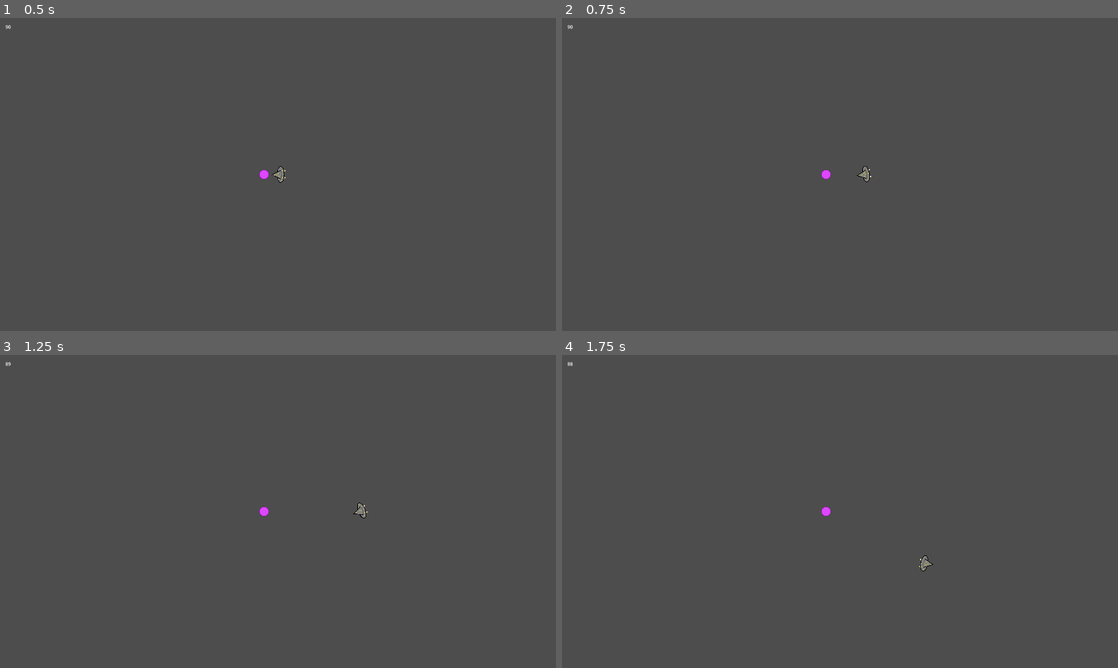
Above: before the commit, frames 1-4 (two rows, left to right).
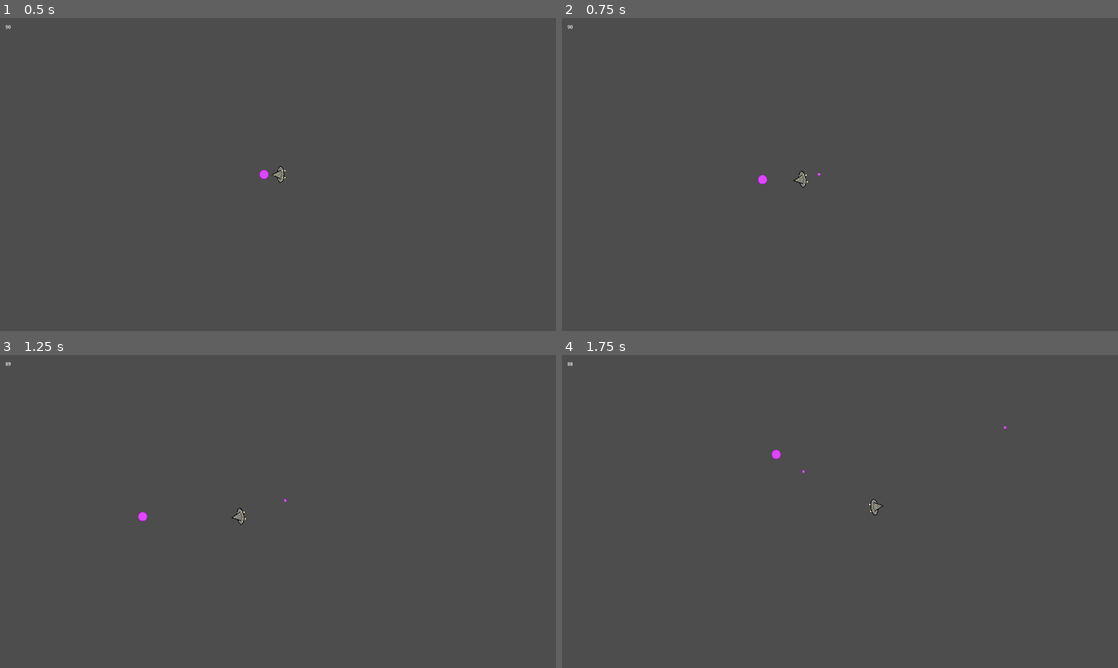
Above: after the commit, the same moments.

Repository: jackf21/Wizard-Battle
Game: Godot game, scene res://Scenes/game.tscn
The game is run twice, just before and just after one commit, with the same random seed, the same clock (stepped at 60 frames per second) and the same inputs.
Inputs (mouse positions are in pixels of both pictures, inside the frame that each line leads up to):
- Up to frame 1 (0.5 s): no input
- Up to frame 2 (0.75 s): tap Enter at 0.5 s; move the mouse to (962, 158) at 0.52 s; press the mouse at (962, 158) at 0.53 s; hold D (right) from 0.53 s (still down)
- Up to frame 3 (1.25 s): keep holding D (right)
- Up to frame 4 (1.75 s): move the mouse to (728, 527) at 1.27 s; release D (right) at 1.28 s; release the mouse at (728, 527) at 1.28 s; hold S (down) from 1.28 s (still down); click (728, 527) at 1.35 s

Frame 1 is identical in both runs. In frame 2, 0.2% of the frame differs, in the area x 35-56%, y 47-55%; in frame 3, 0.2%; in frame 4, 0.2%, in the area x 37-80%, y 22-70%.

Commit message:
Dont move Node2D

Diff:
--- a/Scenes/game.tscn
+++ b/Scenes/game.tscn
@@ -3,18 +3,14 @@
 [ext_resource type="PackedScene" uid="uid://vgy005rvxxi" path="res://Scenes/player.tscn" id="1_ft8jb"]
 [ext_resource type="PackedScene" uid="uid://c6eq7fjykfrgb" path="res://Scenes/basic_projectile.tscn" id="3_k4ga8"]
 [ext_resource type="Texture2D" uid="uid://cpq1jr221tjgj" path="res://Assets/Magic Projectile.png" id="4_kiibi"]
-
-[sub_resource type="GDScript" id="GDScript_frqrm"]
-script/source = "extends Node"
+[ext_resource type="Script" path="res://Scripts/camera.gd" id="4_yigvu"]
 
 [node name="Node2D" type="Node2D"]
-position = Vector2(960, 540)
 
 [node name="Game Manager" type="Node" parent="."]
-script = SubResource("GDScript_frqrm")
 
 [node name="player" parent="." node_paths=PackedStringArray("health_label") instance=ExtResource("1_ft8jb")]
-projectile_scene = ExtResource("3_k4ga8")
+position = Vector2(0, 0)
 health_label = NodePath("../Camera2D/Health Number")
 
 [node name="Sprite2D" type="Sprite2D" parent="."]
@@ -27,6 +23,7 @@
 spell_damage_type = 1
 
 [node name="Camera2D" type="Camera2D" parent="."]
+script = ExtResource("4_yigvu")
 
 [node name="Health Number" type="Label" parent="Camera2D"]
 offset_left = -941.0
--- a/Scenes/player.tscn
+++ b/Scenes/player.tscn
@@ -1,14 +1,17 @@
-[gd_scene load_steps=4 format=3 uid="uid://vgy005rvxxi"]
+[gd_scene load_steps=5 format=3 uid="uid://vgy005rvxxi"]
 
 [ext_resource type="Script" path="res://Scripts/player_character.gd" id="1_t8rfa"]
 [ext_resource type="Texture2D" uid="uid://cuclrxputuahi" path="res://Assets/NormalWizard.png" id="2_rdcqe"]
+[ext_resource type="PackedScene" uid="uid://c6eq7fjykfrgb" path="res://Scenes/basic_projectile.tscn" id="2_tijba"]
 
 [sub_resource type="CircleShape2D" id="CircleShape2D_rvuop"]
 radius = 21.0
 
 [node name="player" type="CharacterBody2D"]
+position = Vector2(960, 540)
 slide_on_ceiling = false
 script = ExtResource("1_t8rfa")
+projectile_scene = ExtResource("2_tijba")
 speed = 400.0
 max_health = 100.0
 
